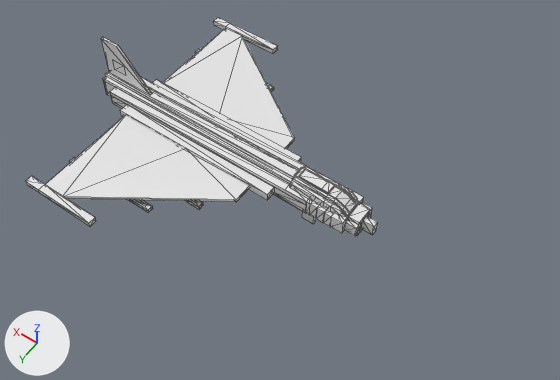
Before and after pictures for a commit that changed the FBX model 3d mess new/Assets/BLOCKYGON ASSETS ©/MODELS/VEHICLES/STATIC/BGN_MILITARY PLANE.fbx.
One viewpoint serves both versions: a camera (50 mm lens) standing at (-3.58, 8.1, 13.27) and looking at (2.24, -0.05, 0.47). Lighting does not change. The marker at lower left points along +X, +Y and +Z. Mesh edges are drawn as thin lines. Materials are left out; every surface is plain grey.

Before the edit, the objects in view are built like this:
```python
me_scene = bpy.data.meshes.new('Scene')
me_scene.from_pydata(...)  # 470 vertices, 775 faces; spans x 10.0..731.0, y -44.0..188.0, z -293.0..356.0
# faces by material slot: [286, 256, 19, 96, 118]
me_scene.materials.append(mat_stone_3)
me_scene.materials.append(mat_white_texture)
me_scene.materials.append(mat_plane_tire)
me_scene.materials.append(mat_stone_4)
me_scene.materials.append(mat_plane_window)
ob_bgn_military_plane = bpy.data.objects.new('BGN_MILITARY_PLANE', me_scene)
ob_bgn_military_plane.location = (0.0, 0.0, 0.0)
ob_bgn_military_plane.rotation_euler = (1.571, 0.0, 0.0)  # degrees (90, 0, 0)
ob_bgn_military_plane.scale = (0.01, 0.01, 0.01)
```
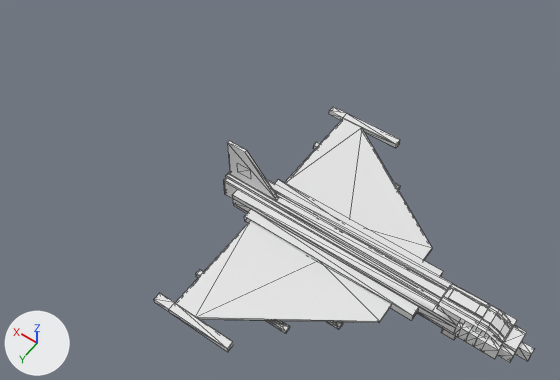
What differs and where, as boxes [x1, y1, x2, y2] in the pictures (560 x 380 px; the box of a moved part takes in the faces that stretch with it):
'BGN_MILITARY_PLANE', reshaped (8% wider, 17% taller): before [26, 17, 378, 236]; after [154, 107, 534, 363]
part 1 of me_scene, moved or reshaped: before [26, 116, 249, 226]; after [154, 221, 391, 352]
part 2 of me_scene, moved or reshaped: before [302, 211, 316, 224]; after [441, 329, 456, 340]
part 3 of me_scene, deleted: before [69, 17, 378, 236]
part 4 of me_scene, added: after [196, 107, 534, 363]

Patch to the scene script:
```diff
--- a/3d mess new/Assets/BLOCKYGON ASSETS ©/MODELS/VEHICLES/STATIC/BGN_MILITARY PLANE.fbx.py
+++ b/3d mess new/Assets/BLOCKYGON ASSETS ©/MODELS/VEHICLES/STATIC/BGN_MILITARY PLANE.fbx.py
@@ me_scene @@
 # used by ob_bgn_military_plane; location = (0.0, 0.0, 0.0); rotation_euler = (1.571, 0.0, 0.0), in degrees (90, 0, 0); scale = (0.01, 0.01, 0.01)
-me_scene.from_pydata(...)  # 470 vertices, 775 faces; spans x 10.0..731.0, y -44.0..188.0, z -293.0..356.0
+me_scene.from_pydata(...)  # 486 vertices, 720 faces; spans x -360.0..360.0, y -116.0..116.0, z -325.0..325.0
+# me_scene part 1: the loose piece of 24 vertices spanning x 279.0..665.0, y 45.0..58.0, z -293.0..-26.0 is moved by (-370.0, -72.0, -31.0)
+# me_scene part 2: the loose piece of 8 vertices spanning x 152.0..181.0, y -44.0..-15.0, z 28.0..38.0 is moved by (-370.0, -72.0, -31.0)
+# me_scene part 3: 7 loose pieces with 398 vertices, spanning x 10.0..731.0, y 28.0..188.0, z -191.0..356.0, are deleted
+# me_scene part 4: 414 vertices added at x -360.0..360.0, y -44.0..116.0, z -222.0..325.0
```
